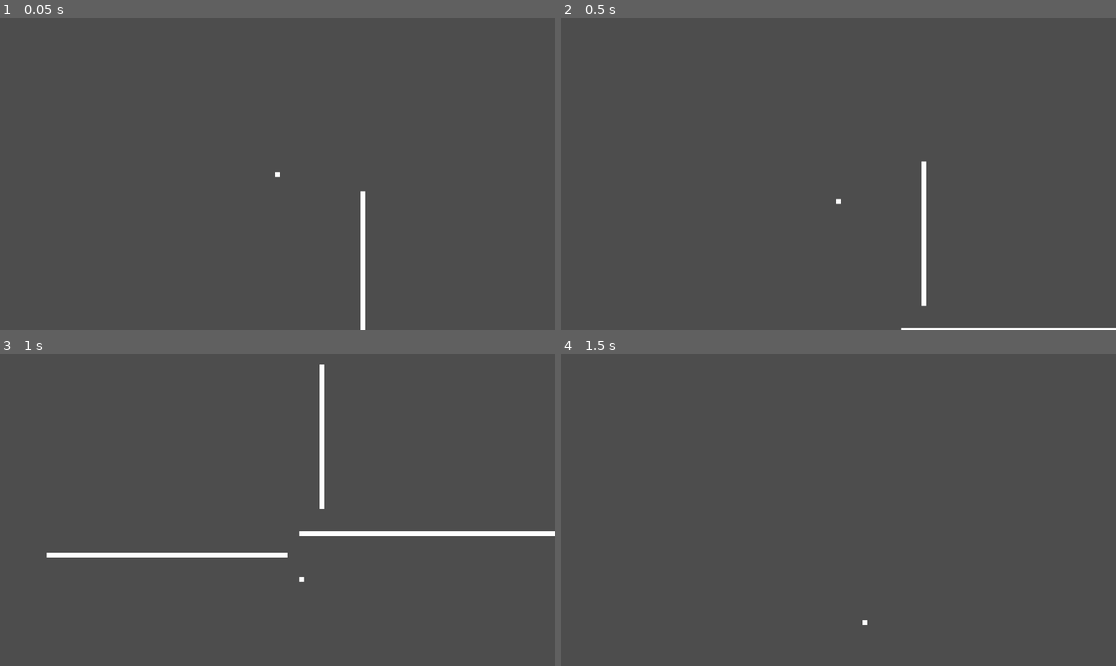
Above: before the commit, frames 1-4 (two rows, left to right).
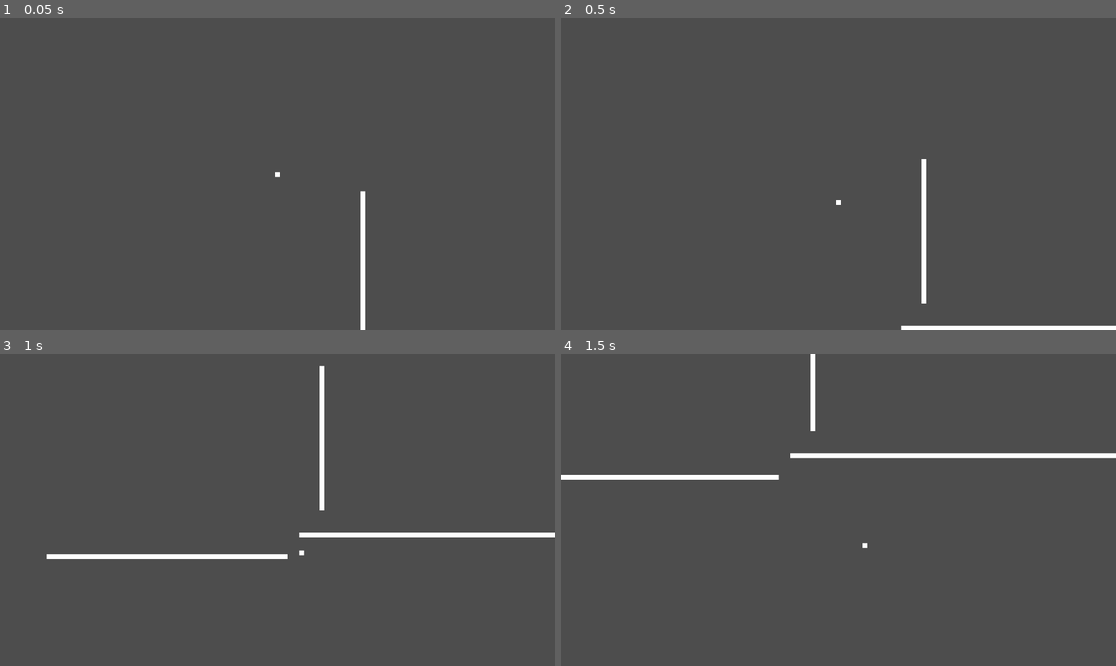
Above: after the commit, the same moments.

Repository: anishfish2/solo_lvl
Game: Godot game, scene res://scenes/levels/main.tscn
Two runs of this game, one before a commit and one after it. Both use one fixed random seed, a clock stepped at 60 frames per second and the inputs below.
Inputs:
- Up to frame 1 (0.05 s): no input
- Up to frame 2 (0.5 s): no input
- Up to frame 3 (1 s): tap Enter (ui_accept) at 0.5, 0.77 s; hold Right (ui_right) from 0.53 s (still down)
- Up to frame 4 (1.5 s): keep holding Right (ui_right)

Frame 1 is identical in both runs. In frame 2, 0.3% of the frame differs, in the area x 49-100%, y 45-100%; in frame 3, 0.9%; in frame 4, 1.9%, in the area x 0-100%, y 0-87%.

Commit message:
trying to add reflect movement mechanic

Diff:
--- a/scenes/player.tscn
+++ b/scenes/player.tscn
@@ -8,6 +8,7 @@
 size = Vector2(10, 10)
 
 [node name="Player" type="CharacterBody2D"]
+physics_interpolation_mode = 1
 script = ExtResource("1_f28ux")
 
 [node name="Sprite2D" type="Sprite2D" parent="."]
--- a/scripts/character_body_2d.gd
+++ b/scripts/character_body_2d.gd
@@ -1,29 +1,32 @@
 extends CharacterBody2D
-
 
 const SPEED = 300.0
 const JUMP_VELOCITY = -400.0
-
+const GRAVITY = 980.0  # Adjust as needed for your game
+var floor_normal = Vector2(0, -1)
 
 func _physics_process(delta: float) -> void:
-	# Add the gravity.
+	# Apply gravity when not on the floor.
 	if not is_on_floor():
-		velocity += get_gravity() * delta
+		velocity.y += GRAVITY * delta
+
+	# Handle horizontal movement.
+	var direction = Input.get_axis("ui_left", "ui_right")
+	if direction != 0:
+		velocity.x = direction * SPEED
+	else:
+		velocity.x = move_toward(velocity.x, 0, SPEED)
 
 	# Handle jump.
 	if Input.is_action_just_pressed("ui_accept") and is_on_floor():
 		velocity.y = JUMP_VELOCITY
 
-	# Get the input direction and handle the movement/deceleration.
-	# As good practice, you should replace UI actions with custom gameplay actions.
-	var direction := Input.get_axis("ui_left", "ui_right")
-	if direction:
-		velocity.x = direction * SPEED
-	else:
-		velocity.x = move_toward(velocity.x, 0, SPEED)
+	# Move the character (no parameters needed in Godot 4).
+	move_and_slide()
 
-	var collision_info = move_and_collide(velocity * delta)
-	print(collision_info)
-	if collision_info:
-		velocity = velocity.bounce(collision_info.get_normal())
-	#move_and_slide()
+	# Check collisions and reflect velocity if colliding with walls or the top.
+	for i in range(get_slide_collision_count()):
+		var collision = get_slide_collision(i)
+		var col_normal = collision.get_normal()
+		if col_normal != floor_normal:
+			velocity = velocity.bounce(col_normal)
